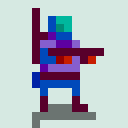
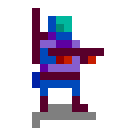
Layers edited between the first and the second 128px x 128px image:
hid "Layer 1" over box(0, 0, 128, 128)
